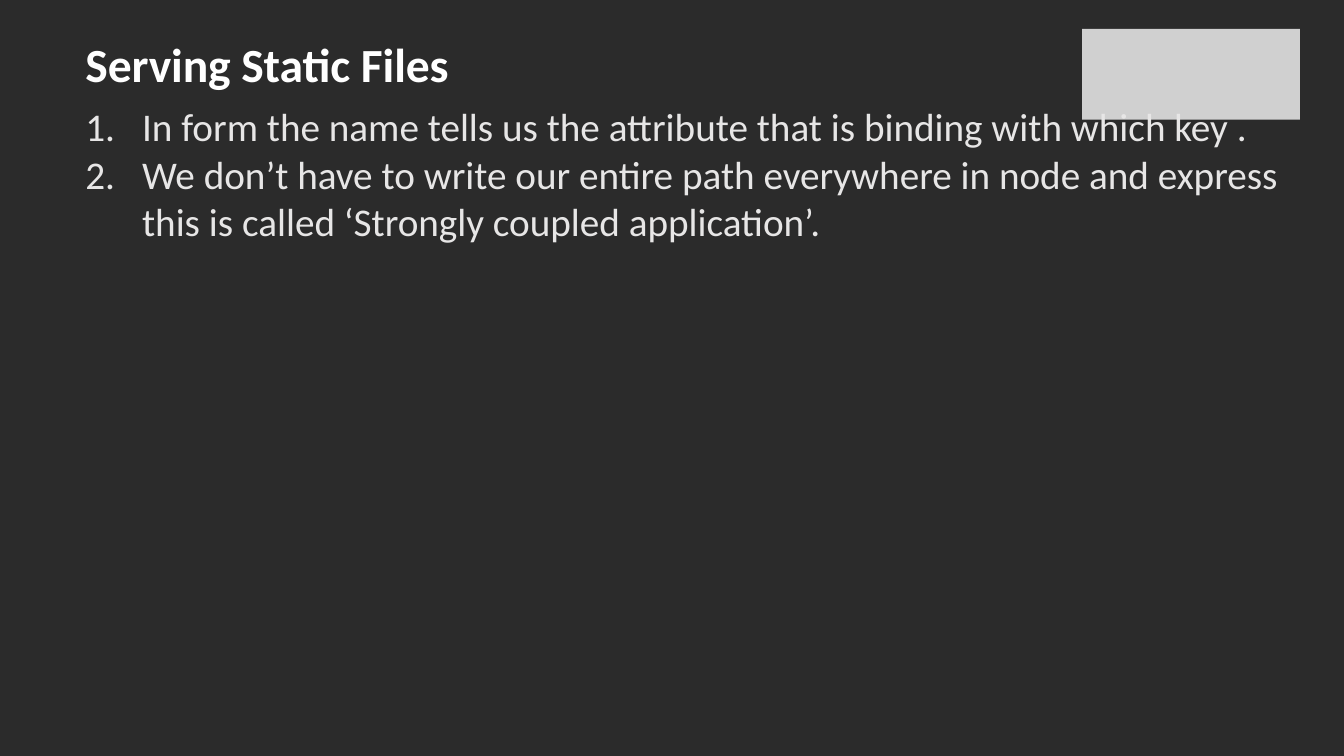
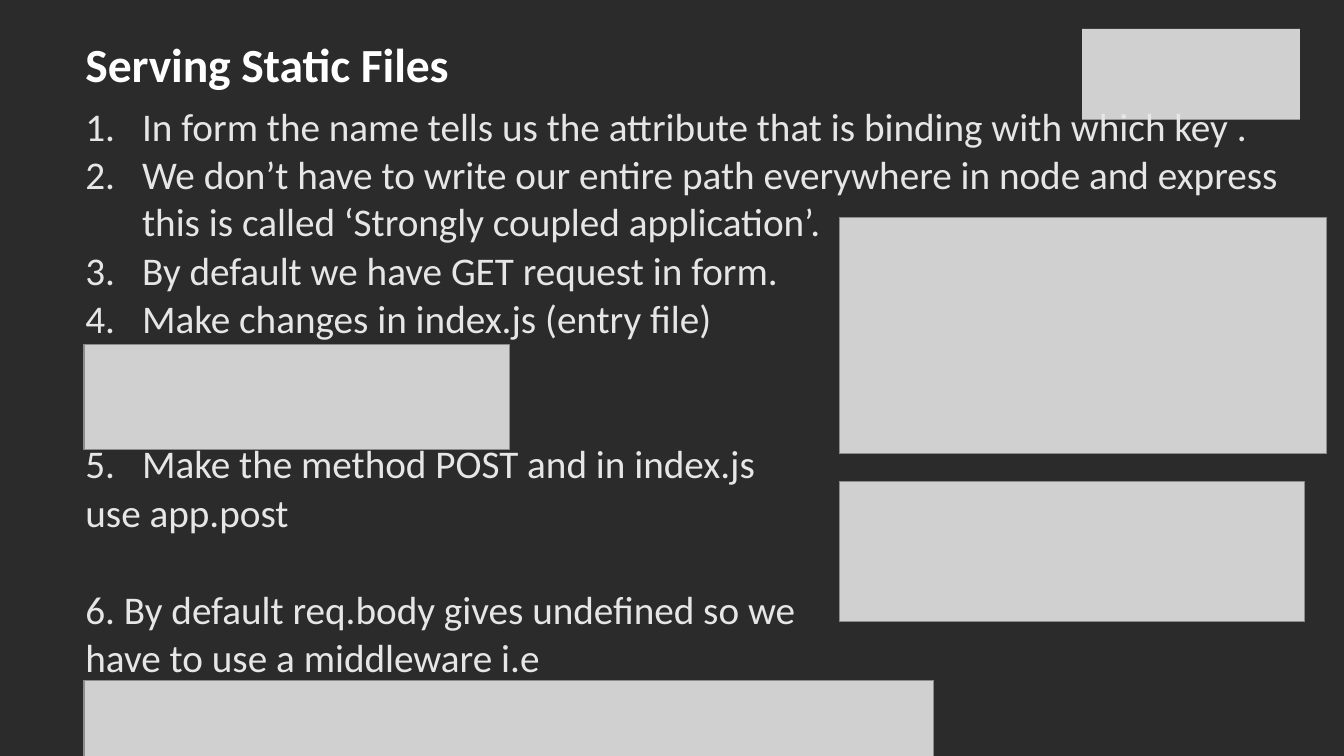
Before and after one commit to SachinBarpanda/glaBackend, a slide deck: slide 18 of NodeJS.pptx. Drawn at 1344x756 pixels with LibreOffice and Linux fonts; fonts in the diff are those of the drawing; grey boxes stand for pictures; background and template pictures are left out; a plain dark background stands for a picture behind light text. Boxes give left, top, right and bottom in pixels: in the first picture for what was removed or moved away, otherwise in the second. Text is boxed around its words. In the diff, an @@ line names an element or a change of style, - is before the commit and + after.

Commit message:
31 Jan commit

```diff
--- a/NodeJS.pptx
+++ b/NodeJS.pptx
@@ picture added at (x1=840, y1=218, x2=1328, y2=454) @@
@@ text at (x1=85, y1=257, x2=795, y2=682): paragraphs added @@
+3. By default we have GET request in form.
+4. Make changes in index.js (entry file)
+5. Make the method POST and in index.js
+use app.post
+6. By default req.body gives undefined so we
+have to use a middleware i.e
@@ picture added at (x1=84, y1=345, x2=509, y2=451) @@
@@ picture added at (x1=840, y1=482, x2=1305, y2=622) @@
@@ picture added at (x1=84, y1=681, x2=934, y2=756) @@
```
